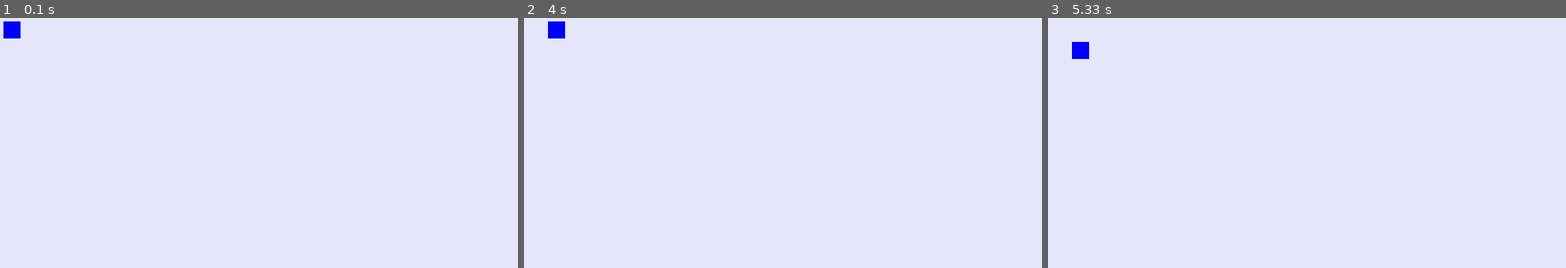
Above: before the commit, frames 1-3 (left to right).
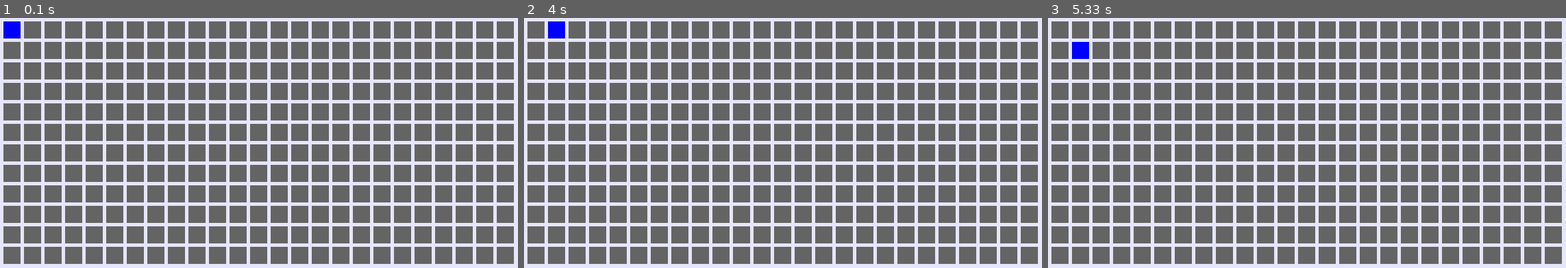
Above: after the commit, the same moments.

Repository: H0tkey/RubbishBox
Game: pygame game, started from python3/youtube pygame/bots1.1.py
Same seed, same stepped clock (60 frames per second), same inputs: the game is played once before the commit and once after it.
Inputs:
- Up to frame 1 (0.1 s): no input
- Up to frame 2 (4 s): hold Right 0.33-0.8 s; hold Down 2.4-2.87 s; hold Right from 3.9 s (still down)
- Up to frame 3 (5.33 s): release Right at 4.53 s; hold Down 4.57-4.93 s

The runs differ from the first frame. In frame 1, 68% of the frame differs, in the area x 0-100%, y 1-99%; in frame 2, 68%; in frame 3, 68%.

Commit message:
4th commit

Diff:
--- a/python3/youtube pygame/bots1.1.py
+++ b/python3/youtube pygame/bots1.1.py
@@ -46,9 +46,9 @@
 
     window.fill((230, 230, 250))
 
-    # for line in range(len(Map)):
-    # for sell in range(len(Map[line])):
-    #pygame.draw.rect(window,(100,100,100),(startX + (widht + border) * sell,startY + (height + border) * line,widht,height))
+    for line in range(len(Map)):
+        for sell in range(len(Map[line])):
+            pygame.draw.rect(window,(100,100,100),(startX + (widht + border) * sell,startY + (height + border) * line,widht,height))
 
     pygame.draw.rect(window, (0, 0, 255), (x, y, widht, height))
     pygame.display.update()
@@ -107,8 +107,8 @@
     handle_events()
     update()
     drawWindow()
-    # print(x,xTarget)
-    # print(y,yTarget)
+    print(x,xTarget)
+    print(y,yTarget)
 
 
 pygame.quit()
